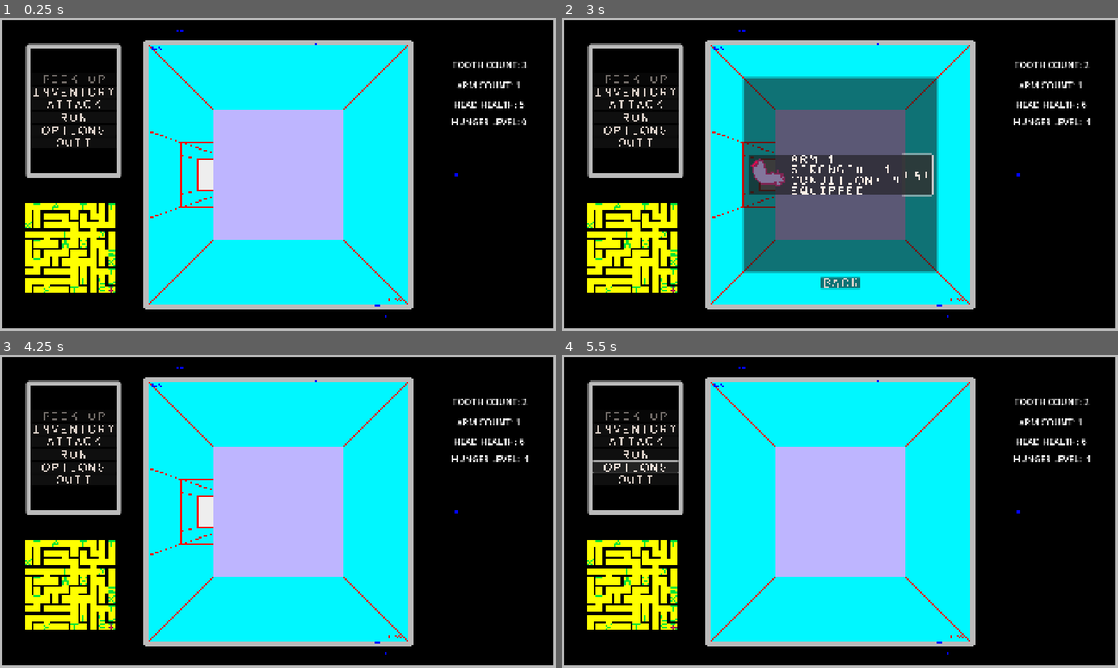
Above: before the commit, frames 1-4 (two rows, left to right).
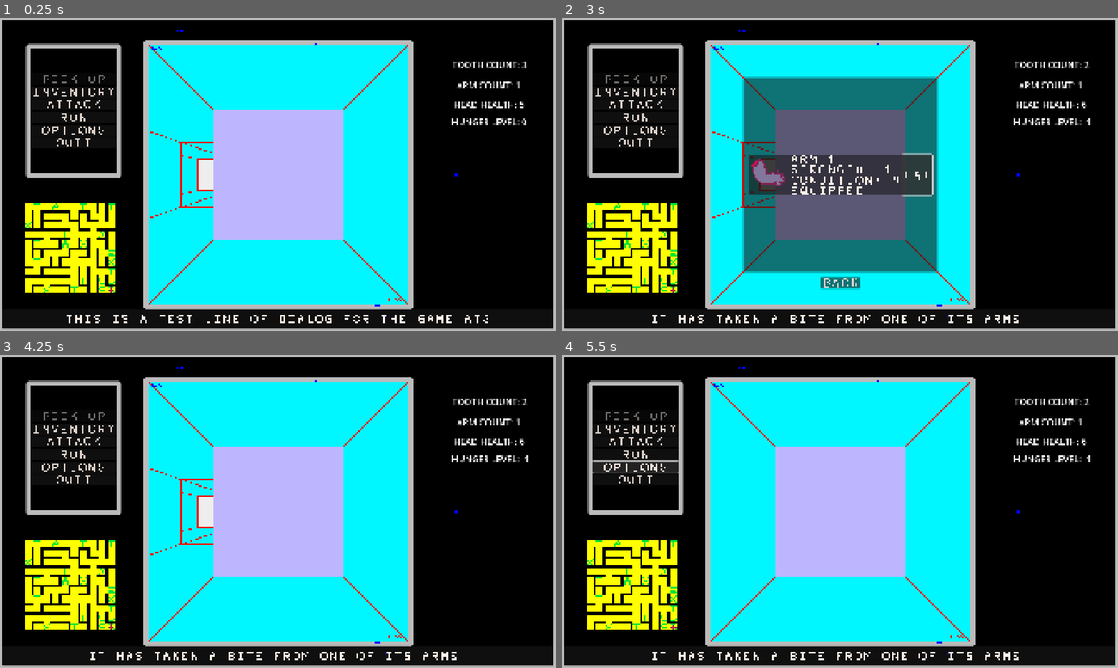
Above: after the commit, the same moments.

Repository: sym-z/arm-to-the-teeth
Game: Godot game, scene res://scenes/testing_level/testing_level.tscn
The game is run twice, just before and just after one commit, with the same random seed, the same clock (stepped at 60 frames per second) and the same inputs. The project has no main scene, so this scene is started directly.
Inputs:
- Up to frame 1 (0.25 s): no input
- Up to frame 2 (3 s): click "INVENTORY" at 0.5 s; click "ATTACK" at 1.25 s; click "RUN" at 2 s; click "EAT" at 2.75 s
- Up to frame 3 (4.25 s): click "BACK" at 3.5 s
- Up to frame 4 (5.5 s): click "OPTIONS" at 4.25 s; hold D (turn_right) from 5.03 s (still down)

The runs differ from the first frame. In frame 1, 1.2% of the frame differs, in the area x 0-100%, y 92-100%; in frame 2, 1.1%; in frame 3, 1.1%; in frame 4, 1.1%.

Commit message:
Added log to ui, and global script to handle messages

Diff:
--- a/src/prefabs/map/map.gd
+++ b/src/prefabs/map/map.gd
@@ -27,11 +27,12 @@
 
 func new_level():
 	print("BUILDING NEW LEVEL!")
+	Globals.curr_floor += 1
+	Log.add_log_message("IT HAS ENTERED FLOOR " + str(Globals.curr_floor) + ".")
 	level_clear.emit()
 	world_map.clear()
 	empty_cells.clear()
 	arm_atlas.clear()
-	Globals.curr_floor += 1
 	_ready()
 	pass
 
--- a/src/prefabs/player/player.gd
+++ b/src/prefabs/player/player.gd
@@ -172,10 +172,13 @@
 				map.make_cell_empty(curr_cell)
 				item_picked_up.emit()
 				print("PICKED UP ARM! PLAYER NOW HOLDS ", arm_count, " ARMS!")
+				Log.add_log_message("PICKED UP ARM! IT NOW HOLDS " + str(arm_count) + " ARMS!")
 				debug_print_inventory()
 				map.print_arm_atlas()
 			else:
 				# When the player has 2 arms equipped already. To let the player hold arms that are unequipped, add code here.
+				# For now, I am only allowing 2 arms to be picked up.
+				Log.add_log_message("IT TRIED TO PICK UP AN ARM, BUT IT ALREADY HAS 2 ARMS.")
 				pass
 		Cell.TYPE.TOOTH:
 			# Check if the player has room
@@ -186,6 +189,7 @@
 				map.make_cell_empty(curr_cell)
 				item_picked_up.emit()
 				print("PICKED UP TOOTH! PLAYER NOW HOLDS ", tooth_count, " TEETH!")
+				Log.add_log_message("PICKED UP TOOTH! IT NOW HOLDS " + str(tooth_count) + " TEETH!")
 
 #endregion
 
@@ -193,6 +197,7 @@
 func remove_arm(a : Arm):
 	arm_inventory.erase(a)
 	arm_count -= 1
+	Log.add_log_message("IT HAS LOST ONE OF ITS ARMS, IT NOW HAS " + str(arm_count) + " ARMS.")
 	debug_print_inventory()
 
 # Apply conditions to hunger, tooth count, and health
@@ -201,6 +206,7 @@
 	hunger -= 1
 	tooth_count -= 1
 	head_health += 1
+	Log.add_log_message("IT HAS TAKEN A BITE FROM ONE OF ITS ARMS.")
 	set_hunger_state()
 
 #endregion
@@ -226,10 +232,14 @@
 		match hunger_state:
 			HUNGER_LEVEL.SATISFIED:
 				hunger_satisfied.emit()
+				Log.add_log_message("ITS HUNGER IS NOW SATISFIED.")
 			HUNGER_LEVEL.HUNGRY:
 				hunger_hungry.emit()
+				Log.add_log_message("IT IS NOW HUNGRY.")
 			HUNGER_LEVEL.STARVING:
 				hunger_starving.emit()
+				Log.add_log_message("IT IS NOW STARVING.")
 			HUNGER_LEVEL.DEAD:
 				hunger_dead.emit()
-#endregion
+				Log.add_log_message("IT IS NOW DYING OF HUNGER.")
+#endregion
--- a/src/prefabs/ui/ui.gd
+++ b/src/prefabs/ui/ui.gd
@@ -27,7 +27,10 @@
 @export var inv_back_button : Button
 var arm_item_scene : PackedScene = preload("uid://cs01wd2aki26b")
 
+@export_category("Log")
+@export var log_line_label : RichTextLabel
 func _ready():
+	Log.connect("new_log", update_log_line)
 	pass # Replace with function body.
 
 # Work should start only when the map is done filling.
@@ -92,6 +95,13 @@
 	pickup_button.disabled = true
 	item_to_pick = Cell.TYPE.EMPTY
 	refresh_temp_labels()
+
+func add_arm_to_inventory(a : Arm, number : int):
+	var new_arm_item = arm_item_scene.instantiate()
+	new_arm_item.set_text_to_arm(a, number)
+	new_arm_item.connect("eat_pressed", arm_eaten)
+	new_arm_item.connect("arm_fully_eaten", arm_fully_eaten)
+	item_container.add_child(new_arm_item)
 #endregion
 #region Context Menu Button Presses
 func _on_pick_up_pressed():
@@ -103,13 +113,6 @@
 func change_inventory_visibility(new_vis : bool):
 	inventory_container.visible = new_vis
 	inv_back_button.visible = new_vis
-
-func add_arm_to_inventory(a : Arm, number : int):
-	var new_arm_item = arm_item_scene.instantiate()
-	new_arm_item.set_text_to_arm(a, number)
-	new_arm_item.connect("eat_pressed", arm_eaten)
-	new_arm_item.connect("arm_fully_eaten", arm_fully_eaten)
-	item_container.add_child(new_arm_item)
 
 func arm_eaten(arm_object : Arm):
 	# Check tooth count to see if it is possible
@@ -136,3 +139,8 @@
 	attack_button.disabled = false
 	run_button.disabled = false
 #endregion
+
+#region Log Window
+func update_log_line():
+	log_line_label.text = Log.log_messages.back()
+#endregion
--- a/src/prefabs/ui/ui.tscn
+++ b/src/prefabs/ui/ui.tscn
@@ -8,8 +8,9 @@
 [ext_resource type="Theme" uid="uid://bn3i6d6cugm34" path="res://themes/context_menu/margin_container/button/context_menu_disablable_button_theme.tres" id="5_cllw1"]
 [ext_resource type="Theme" uid="uid://b4r4mirjty34t" path="res://themes/inventory/inventory_margin_container_theme.tres" id="6_mbf2n"]
 [ext_resource type="Theme" uid="uid://cfkrwy0lnfu1n" path="res://themes/inventory/inventory_button.tres" id="7_lntee"]
+[ext_resource type="Theme" uid="uid://bikqjqnnew2tq" path="res://themes/log/log_line_label.tres" id="9_sidkk"]
 
-[node name="UI" type="CanvasLayer" node_paths=PackedStringAr …(181 unchanged characters)… er", "item_container", "inv_back_button")]
+[node name="UI" type="CanvasLayer" node_paths=PackedStringAr …(181 unchanged characters)… er", "item_container", "inv_back_button", "log_line_label")]
 script = ExtResource("1_gxjsb")
 pickup_button = NodePath("Context Menu/Button Container/Pick Up")
 inventory_button = NodePath("Context Menu/Button Container/Inventory")
@@ -24,6 +25,7 @@
 inventory_container = NodePath("Inventory/Inventory Window")
 item_container = NodePath("Inventory/Inventory Window/Item Container")
 inv_back_button = NodePath("Inventory/Back Button")
+log_line_label = NodePath("Log Line Window/Log Line Label")
 
 [node name="Background" type="TextureRect" parent="."]
 offset_right = 40.0
@@ -145,6 +147,23 @@
 theme = ExtResource("7_lntee")
 text = "BACK"
 
+[node name="Log" type="Node" parent="."]
+
+[node name="Log Line Window" type="PanelContainer" parent="."]
+offset_left = 7.0
+offset_top = 1003.0
+offset_right = 1910.0
+offset_bottom = 1071.0
+
+[node name="Log Line Label" type="RichTextLabel" parent="Log Line Window"]
+layout_mode = 2
+theme = ExtResource("9_sidkk")
+bbcode_enabled = true
+text = "THIS IS A TEST LINE OF DIALOG FOR THE GAME AT3"
+fit_content = true
+horizontal_alignment = 1
+vertical_alignment = 1
+
 [connection signal="pressed" from="Context Menu/Button Container/Pick Up" to="." method="_on_pick_up_pressed"]
 [connection signal="pressed" from="Context Menu/Button Container/Inventory" to="." method="_on_inventory_pressed"]
 [connection signal="pressed" from="Inventory/Back Button" to="." method="_on_back_button_pressed"]
--- a/src/project.godot
+++ b/src/project.godot
@@ -17,6 +17,7 @@
 [autoload]
 
 Globals="*res://scripts/globals.gd"
+Log="*res://scripts/log.gd"
 
 [display]
 
--- /dev/null
+++ b/src/scripts/log.gd
@@ -0,0 +1,17 @@
+extends Node
+
+signal new_log
+
+var log_messages : Array[String] = []
+# Called when the node enters the scene tree for the first time.
+func _ready():
+	pass # Replace with function body.
+
+
+# Called every frame. 'delta' is the elapsed time since the previous frame.
+func _process(delta):
+	pass
+
+func add_log_message(msg : String):
+	log_messages.append(msg)
+	new_log.emit()
--- /dev/null
+++ b/src/themes/log/log_line_label.tres
@@ -0,0 +1,7 @@
+[gd_resource type="Theme" load_steps=2 format=3 uid="uid://bikqjqnnew2tq"]
+
+[ext_resource type="FontFile" uid="uid://d22avmrynvyyh" path="res://assets/visual/ui/ui_font_0.png" id="1_lmkx2"]
+
+[resource]
+RichTextLabel/font_sizes/normal_font_size = 32
+RichTextLabel/fonts/normal_font = ExtResource("1_lmkx2")
Not shown: 1 places in src/prefabs/ui/ui.tscn that only renumber resources
Not shown, added: src/scripts/log.gd.uid
Not shown, changed: docs/DEVLOG.md
Not shown, changed: docs/TODO.md
